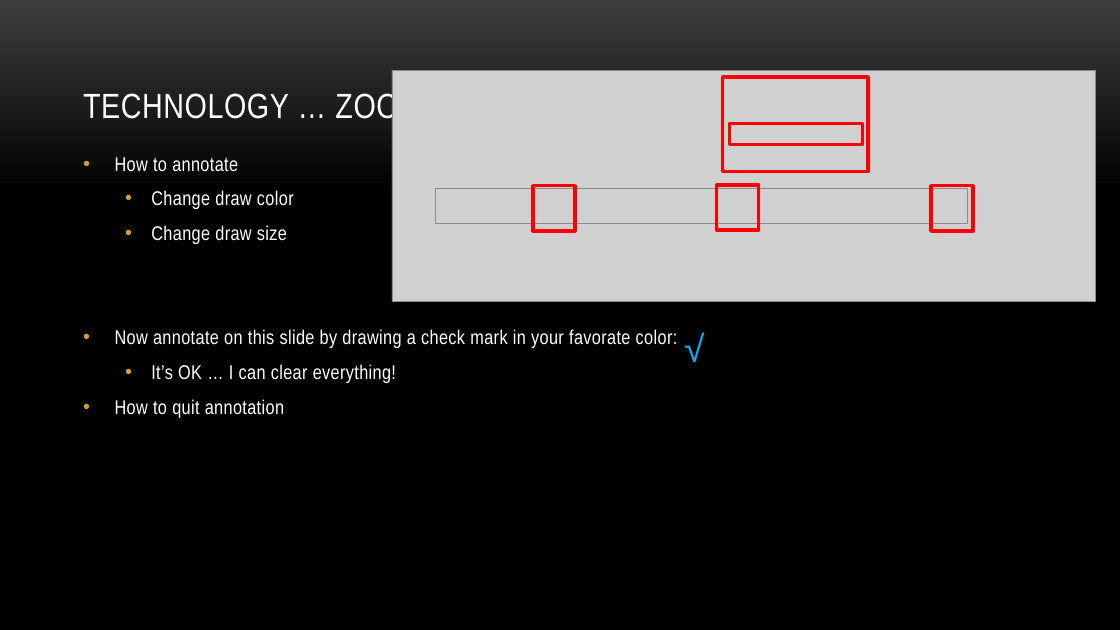
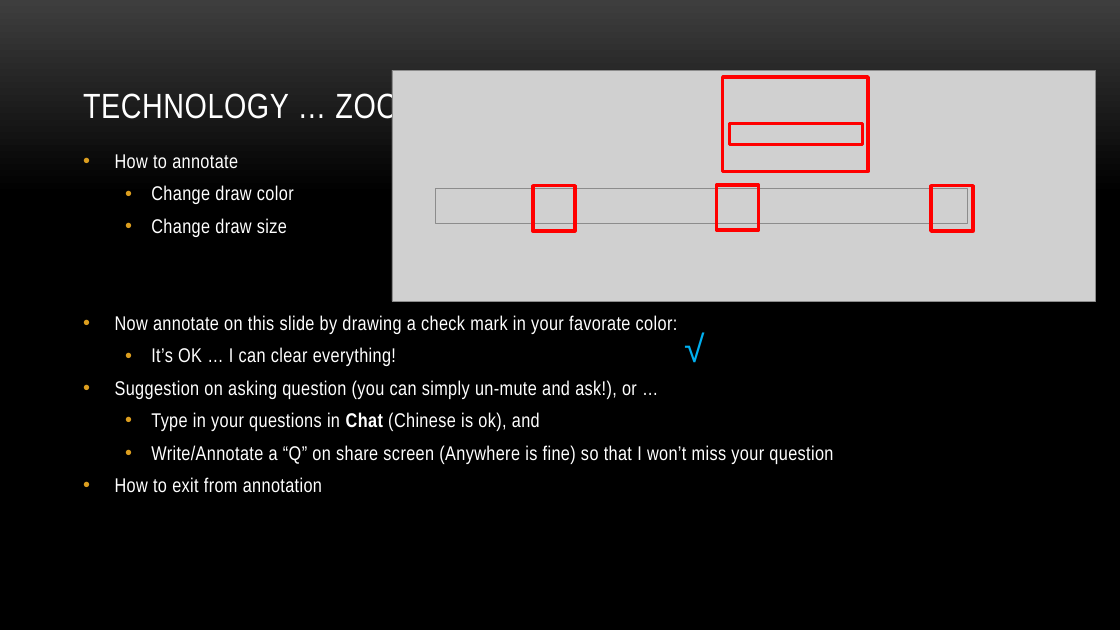
Before and after one commit to myuwbclasses/IntroGameDevelopment, a slide deck: slide 3 of PPT/Intro.pptx. Drawn at 1120x630 pixels with LibreOffice and Linux fonts; fonts in the diff are those of the drawing; grey boxes stand for pictures; background and template pictures are left out. Boxes give left, top, right and bottom in pixels: in the first picture for what was removed or moved away, otherwise in the second. Text is boxed around its words. In the diff, an @@ line names an element or a change of style, - is before the commit and + after.

```diff
--- a/PPT/Intro.pptx
+++ b/PPT/Intro.pptx
@@ text at (x1=115, y1=154, x2=678, y2=366): line spacing 1 to 0.9 @@
@@ text at (x1=115, y1=380, x2=833, y2=493): text changed @@
-• How to quit annotation
+• Suggestion on asking question (you can simply un-mute and ask!), or …
+  • Type in your questions in Chat (Chinese is ok), and
+  • Write/Annotate a “Q” on share screen (Anywhere is fine) so that I won’t miss your question
+• How to exit from annotation
```
Also in this commit, not shown: 9 other slides changed.
